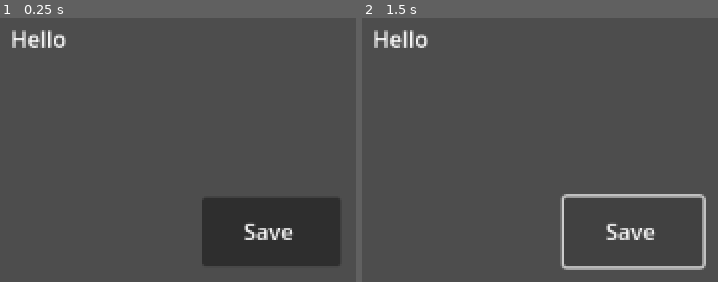
Above: before the commit, frames 1-2 (left to right).
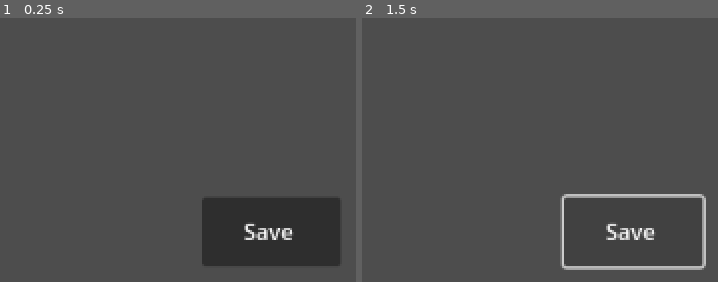
Above: after the commit, the same moments.

Repository: Corporate-Pigs/pixel-shooter-godot
Game: Godot game, scene res://screens/test_screen.tscn
Two runs of this game, one before a commit and one after it. Both use one fixed random seed, a clock stepped at 60 frames per second and the inputs below.
Inputs:
- Up to frame 1 (0.25 s): no input
- Up to frame 2 (1.5 s): click "Save" at 0.5 s

The runs differ from the first frame. In frame 1, 0.6% of the frame differs, in the area x 3-19%, y 4-12%; in frame 2, 0.6%.
Error after the commit: Assertion failed. (res://screens/test_screen.gd:17)

Commit message:
Add top score helper

Diff:
--- a/screens/test_screen.gd
+++ b/screens/test_screen.gd
@@ -12,4 +12,6 @@
 
 
 func _on_save_button_button_up() -> void:
-	ScoreSystem.add_or_update_score("test", 1337)
+	const k_score = 999999
+	ScoreSystem.add_or_update_score("test", k_score)
+	assert(ScoreSystem.get_top_score_value() == k_score + 1)
--- a/screens/test_screen.tscn
+++ b/screens/test_screen.tscn
@@ -19,11 +19,4 @@
 offset_bottom = 36.0
 text = "Save"
 
-[node name="Label" type="Label" parent="."]
-offset_left = 260.0
-offset_top = 113.0
-offset_right = 300.0
-offset_bottom = 136.0
-text = "Hello"
-
 [connection signal="button_up" from="SaveButton" to="." method="_on_save_button_button_up"]
--- a/systems/score_system.gd
+++ b/systems/score_system.gd
@@ -41,3 +41,9 @@
 	sort_scores_by_value()
 	truncate_map(k_max_entries)
 	SaveSystem.save_file(k_save_file_path, global_hi_scores)
+
+func get_top_score_value() -> int:
+	var top_score = 0
+	for key in global_hi_scores.keys():
+		top_score = max(top_score, global_hi_scores[key])
+	return top_score
